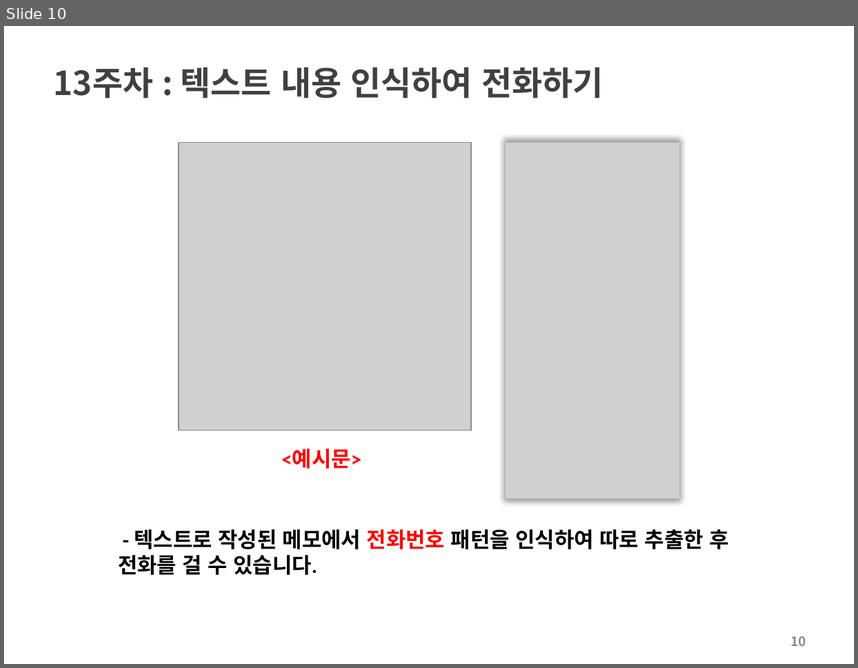
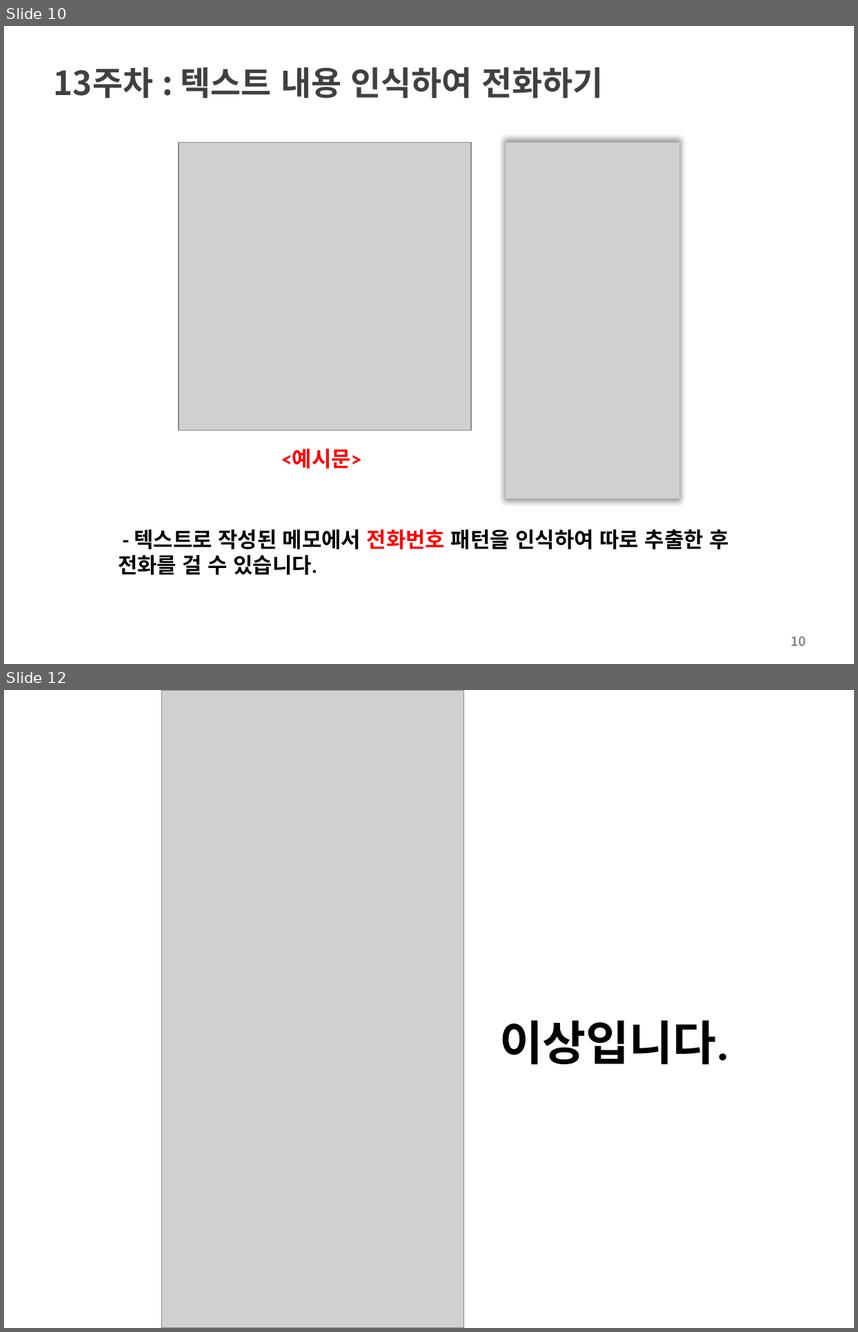
Before and after one commit to choisinho/capstone1, a slide deck: Vi메모_캡스톤디자인_주차별_보고.pptx. Shown one above the other, each under a label of ours: slide 10 before the commit, slides 10 and 12 after it; the slides between them are not shown. The pictures are 858x668 and 858x1332 pixels, drawn with LibreOffice and Linux fonts; fonts in the diff are those of the drawing; grey boxes stand for pictures; background and template pictures are left out. Boxes give left, top, right and bottom in pixels: in the first picture for what was removed or moved away, otherwise in the second. Text is boxed around its words. In the diff, an @@ line names an element or a change of style, - is before the commit and + after.

```diff
--- a/Vi메모_캡스톤디자인_주차별_보고.pptx
+++ b/Vi메모_캡스톤디자인_주차별_보고.pptx
@@ slide 12 added at [4,690,854,1328], background #FFFFFF @@
@@ picture added at [161,690,464,1328] @@
@@ text added at [499,1020,729,1065], 40 pt, text #000000, bold @@
+이상입니다.
```
Also in this commit, not shown: 1 other slide added, 2 other files.
